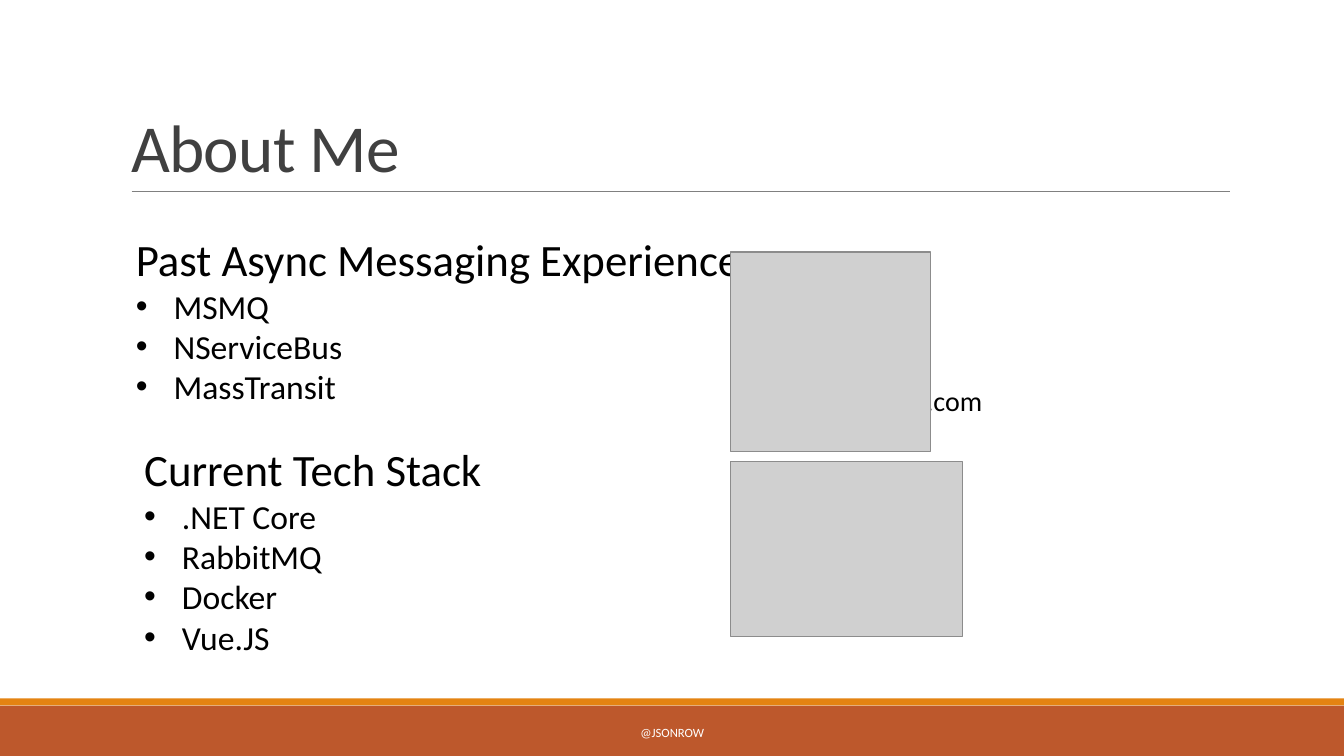
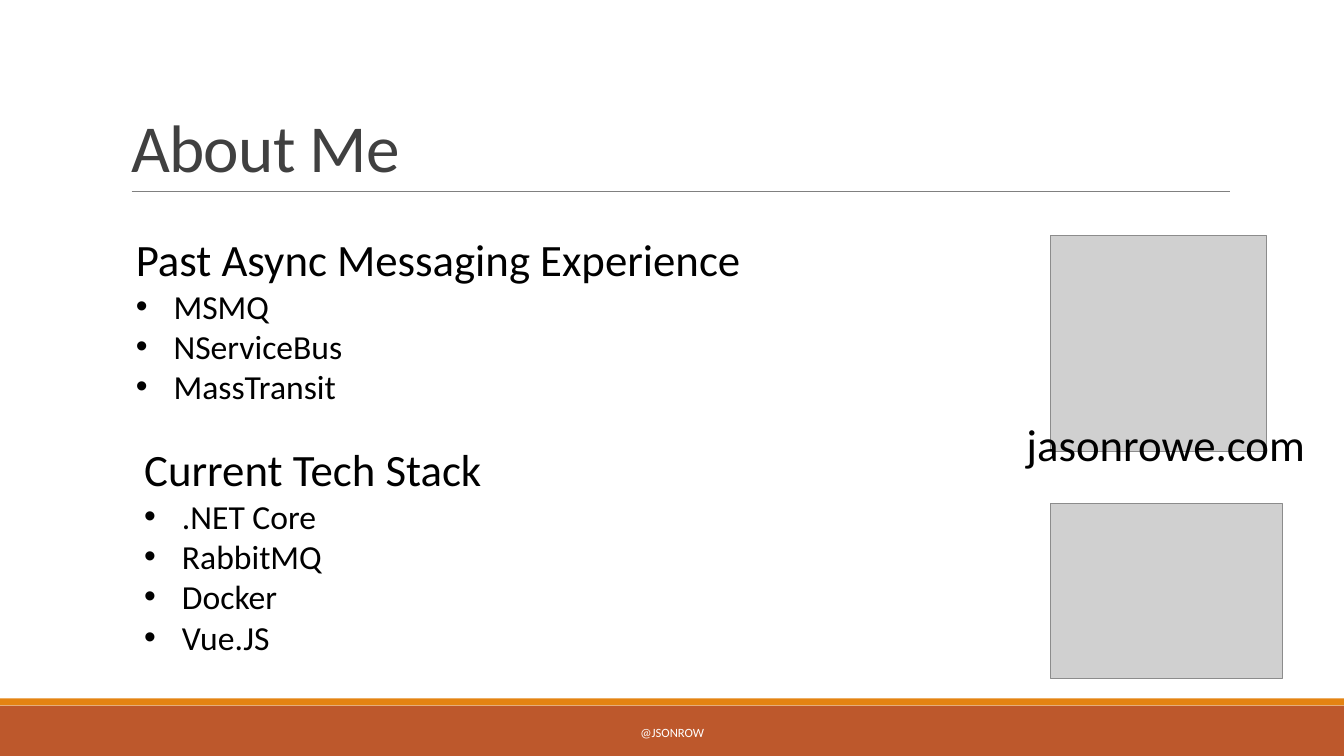
Before and after one commit to JasonRowe/MDC2019, a slide deck: slide 2 of Microservice_plumbing_with_RabbitMQ.pptx. Drawn at 1344x756 pixels with LibreOffice and Linux fonts; fonts in the diff are those of the drawing; grey boxes stand for pictures. Boxes give left, top, right and bottom in pixels: in the first picture for what was removed or moved away, otherwise in the second. Text is boxed around its words. In the diff, an @@ line names an element or a change of style, - is before the commit and + after.

```diff
--- a/Microservice_plumbing_with_RabbitMQ.pptx
+++ b/Microservice_plumbing_with_RabbitMQ.pptx
@@ picture: place and size @@
-picture at (731, 252, 931, 452)
+picture at (1050, 235, 1266, 452)
@@ text "jasonrowe.com": place and size @@
-text "jasonrowe.com" at (808, 388, 982, 418)
+text "jasonrowe.com" at (1026, 424, 1304, 473)
@@ text "jasonrowe.com" at (1026, 424, 1304, 473): size 20 to 32 pt @@
@@ picture: place and size @@
-picture at (731, 462, 963, 636)
+picture at (1050, 504, 1281, 679)
```
Also in this commit, not shown: 18 other files.
